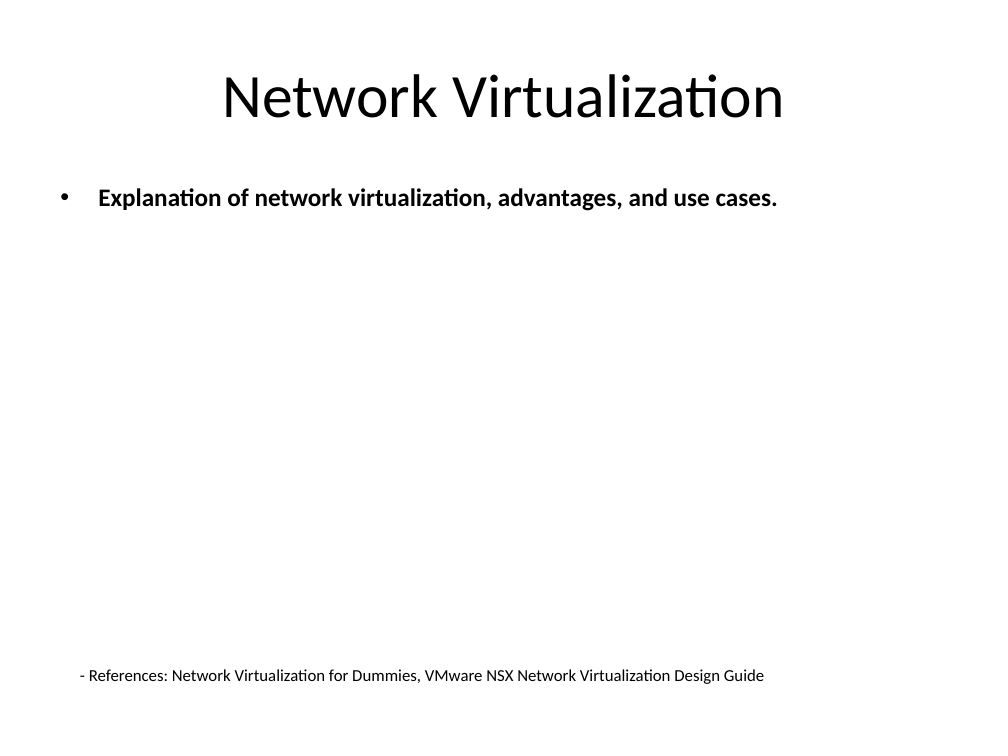
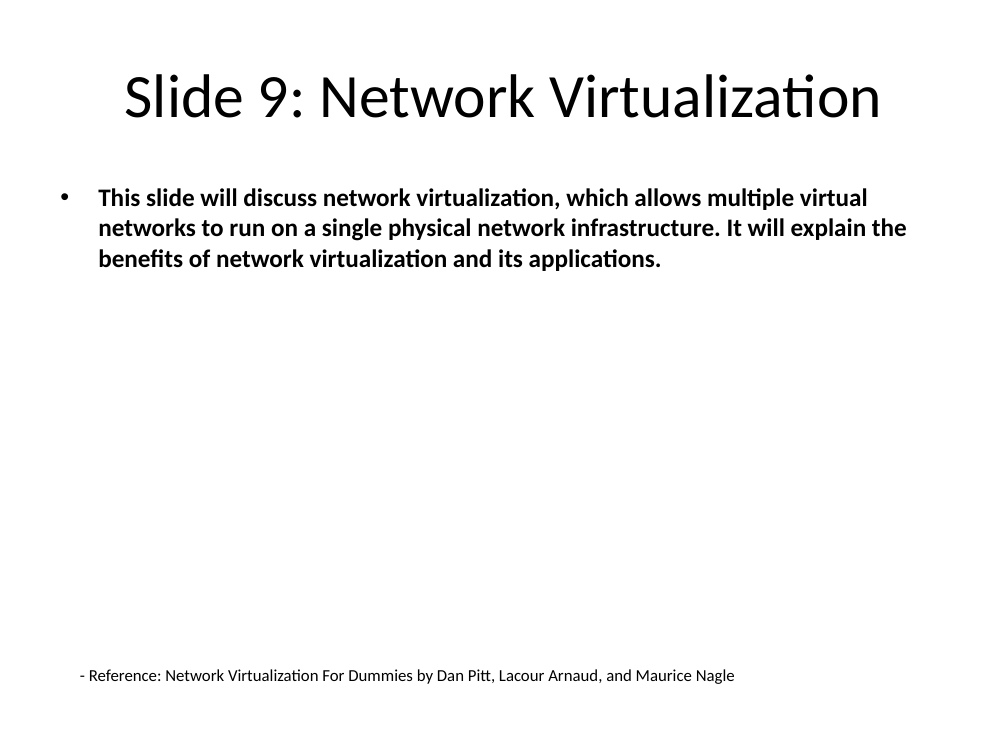
Before and after one commit to infrasvc-magang/test, a slide deck: slide 10 of backend/project/PPTX/Network_presentation.pptx (slide 9 before the commit). Drawn at 1008x756 pixels with LibreOffice and Linux fonts; fonts in the diff are those of the drawing. Boxes give left, top, right and bottom in pixels: in the first picture for what was removed or moved away, otherwise in the second. Text is boxed around its words. In the diff, an @@ line names an element or a change of style, - is before the commit and + after.

```diff
--- a/backend/project/PPTX/Network_presentation.pptx
+++ b/backend/project/PPTX/Network_presentation.pptx
@@ title at (125, 74, 882, 118): text changed @@
-Network Virtualization
+Slide 9: Network Virtualization
@@ text at (98, 188, 907, 271): text changed @@
-• Explanation of network virtualization, advantages, and use cases.
+• This slide will discuss network virtualization, which allows multiple virtual networks to run on a single physical network infrastructure. It will explain the benefits of network virtualization and its applications.
@@ text at (89, 669, 735, 684): text changed @@
-- References: Network Virtualization for Dummies, VMware NSX Network Virtualization Design Guide
+- Reference: Network Virtualization For Dummies by Dan Pitt, Lacour Arnaud, and Maurice Nagle
```
Also in this commit, not shown: 8 other slides changed, 1 slide added, 1 slide removed, 15 other files.
